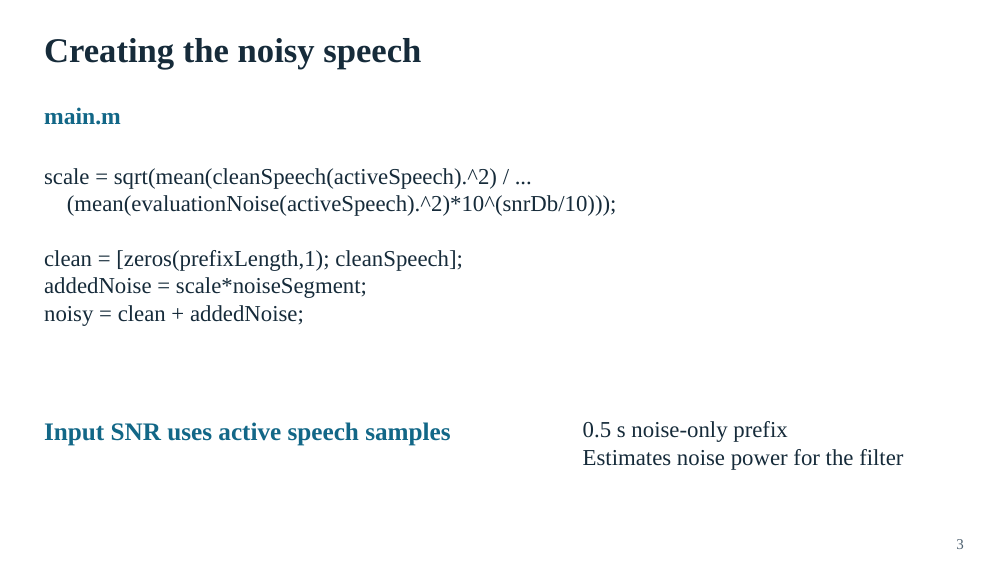
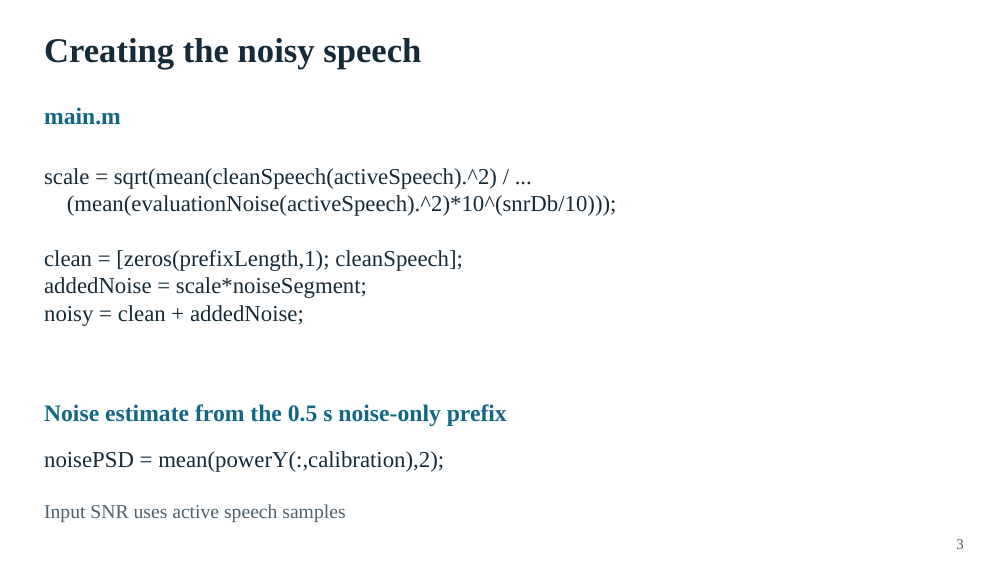
Before and after one commit to SAOTAO117/elec5305-project-550603890, a slide deck: slide 3 of presentation/ELEC5305_Presentation_550603890.pptx. Drawn at 1008x567 pixels with LibreOffice and Linux fonts; fonts in the diff are those of the drawing. Boxes give left, top, right and bottom in pixels: in the first picture for what was removed or moved away, otherwise in the second. Text is boxed around its words. In the diff, an @@ line names an element or a change of style, - is before the commit and + after.

```diff
--- a/presentation/ELEC5305_Presentation_550603890.pptx
+++ b/presentation/ELEC5305_Presentation_550603890.pptx
@@ text added at bbox=[44, 404, 507, 426], 22.5 pt, text #126787, bold @@
+Noise estimate from the 0.5 s noise-only prefix
@@ text at bbox=[44, 451, 444, 472]: text changed @@
-0.5 s noise-only prefix
-Estimates noise power for the filter
+noisePSD = mean(powerY(:,calibration),2);
@@ text "Input SNR uses active speech ...": place and size @@
-text "Input SNR uses active speech ..." at bbox=[44, 422, 450, 446]
+text "Input SNR uses active speech ..." at bbox=[44, 504, 345, 522]
@@ text "Input SNR uses active speech ..." at bbox=[44, 504, 345, 522]: size 24 to 18.8 pt, text colour #126787 to #4E6170, bold off @@
```
Also in this commit, not shown: 5 other slides changed, 2 slides added, 2 other files.
